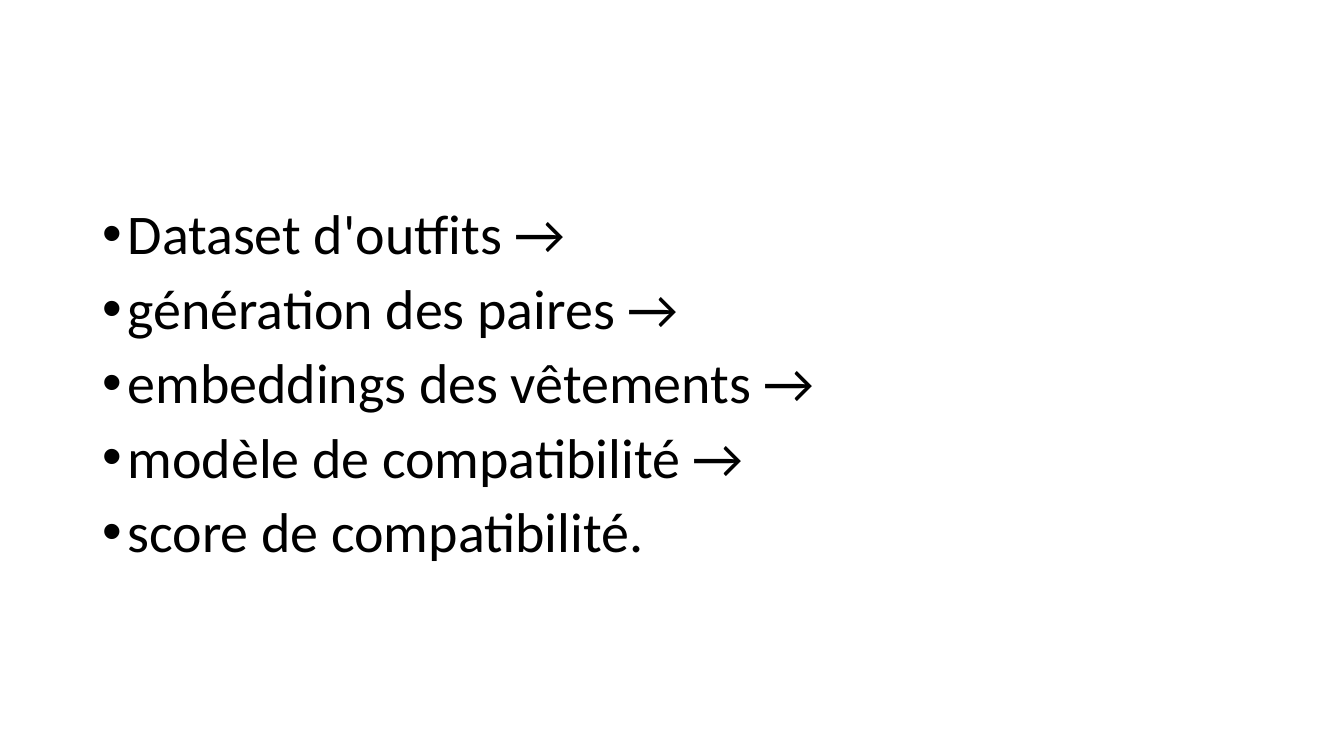
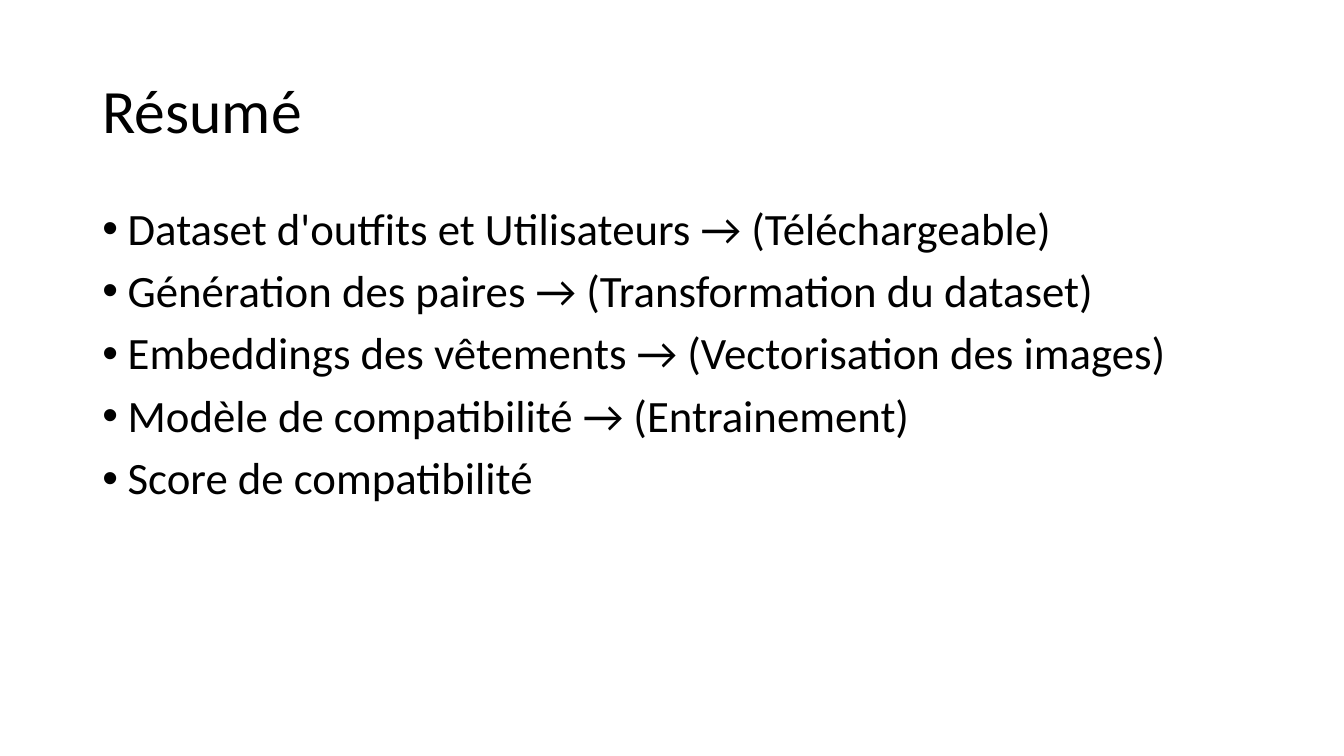
Before and after one commit to Ace4teaM/OCR-FashionInsta, a slide deck: slide 19 of POC.pptx (slide 17 before the commit). Drawn at 1344x756 pixels with LibreOffice and Linux fonts; fonts in the diff are those of the drawing. Boxes give left, top, right and bottom in pixels: in the first picture for what was removed or moved away, otherwise in the second. Text is boxed around its words. In the diff, an @@ line names an element or a change of style, - is before the commit and + after.

```diff
--- a/POC.pptx
+++ b/POC.pptx
@@ title added at bbox=[102, 91, 301, 134], 44 pt, text #000000 @@
+Résumé
@@ text at bbox=[128, 212, 1166, 502]: text changed; size 40 to 32 pt @@
-• Dataset d'outfits →
-• génération des paires →
-• embeddings des vêtements →
-• modèle de compatibilité →
-• score de compatibilité.
+• Dataset d'outfits et Utilisateurs → (Téléchargeable)
+• Génération des paires → (Transformation du dataset)
+• Embeddings des vêtements → (Vectorisation des images)
+• Modèle de compatibilité → (Entrainement)
+• Score de compatibilité
```
Also in this commit, not shown: 11 other slides changed, 6 slides added, 6 slides removed.
